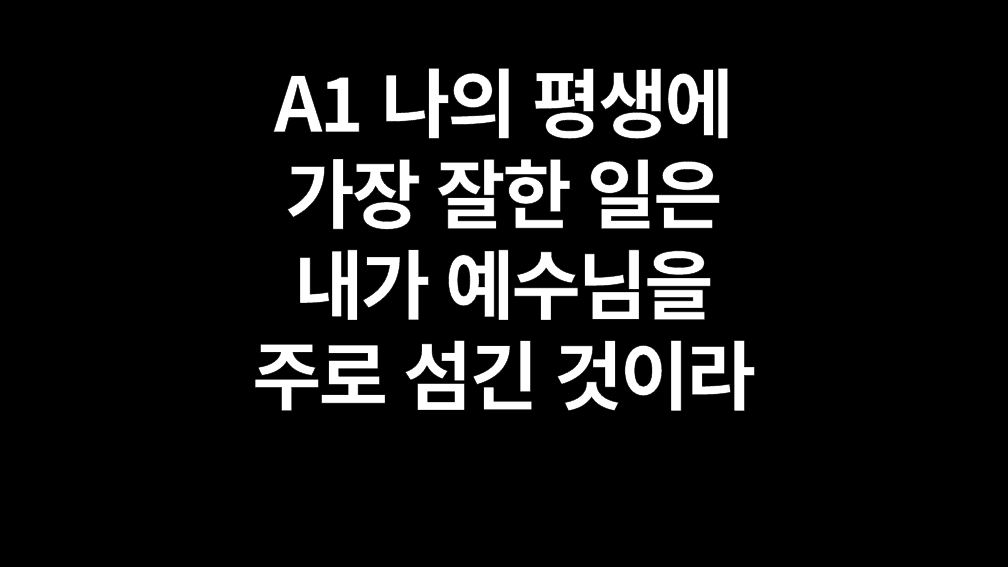
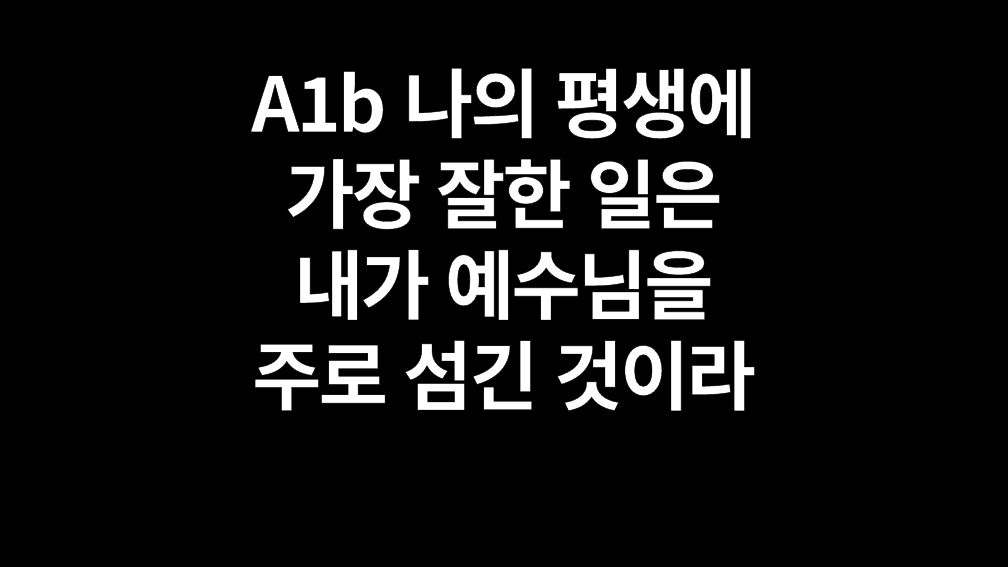
Before and after one commit to JohnHaan/lyrics-generator, a slide deck: slide 3 of songs/song-04/song.pptx. Drawn at 1008x567 pixels with LibreOffice and Linux fonts; fonts in the diff are those of the drawing. Boxes give left, top, right and bottom in pixels: in the first picture for what was removed or moved away, otherwise in the second. Text is boxed around its words. In the diff, an @@ line names an element or a change of style, - is before the commit and + after.

```diff
--- a/songs/song-04/song.pptx
+++ b/songs/song-04/song.pptx
@@ text at (251,68,756,139): text changed @@
-A1 나의 평생에
+A1b 나의 평생에
```
Also in this commit, not shown: 6 other slides changed, 11 other files.
